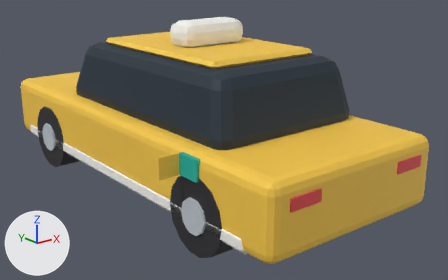
An edit to the glTF model assets-src/export/taxi.glb, drawn before and after from the same camera.
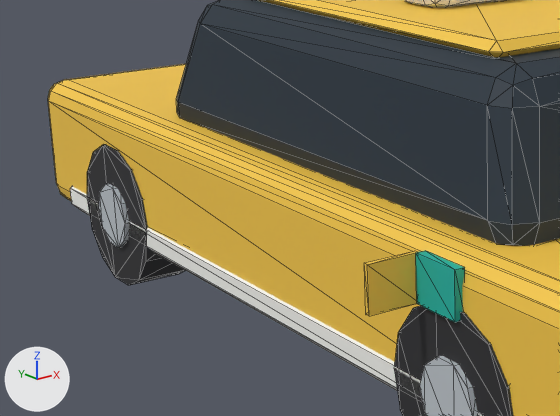
There are two pictures of each version: one whole from a camera (50 mm lens) standing at (-3.53, -4.97, 2.35) and looking at (0.16, -0.35, 0.5), one close up on the part from 0% to 54% of the width and 16% to 80% of the height. The axes (+X, +Y, +Z) are drawn at lower left. The lights are the same throughout. The older version's two pictures come first. The close-ups show mesh edges as thin lines. Vertices at exactly the same position are counted once.

The first close-up shows 'taxi'.
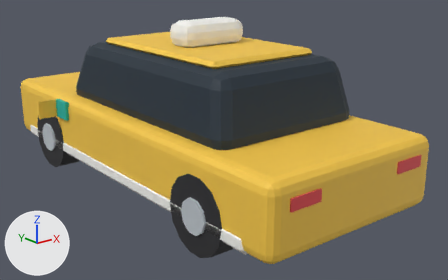
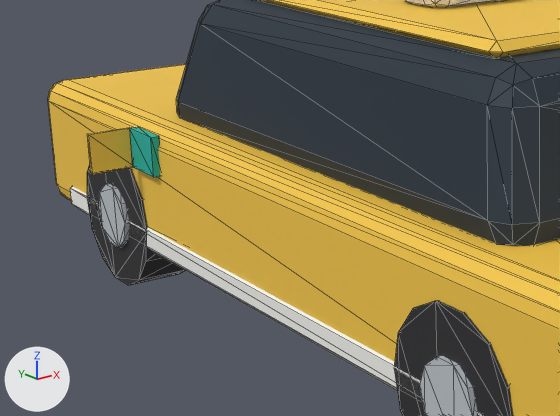
Location of each change, [x1, y1, x2, y2] in pixels of the close-ups (560 x 416 px; the box of a moved part takes in the faces that stretch with it):
part 1 of me_taxi, moved or reshaped
    before: [416, 251, 465, 322]
    after: [130, 127, 160, 177]
part 2 of me_taxi, moved or reshaped
    before: [364, 251, 417, 316]
    after: [87, 127, 133, 174]

The edits, one by one:
me_taxi has 520 vertices, 964 faces and spans x -1.14..0.96, y -2.21..2.21, z -0.53..1.16.
me_taxi is used by ob_taxi; location (0.0, 0.0, 0.54).
me_taxi part 1: the loose piece of 8 vertices spanning x -0.95..-0.92, y -1.41..-1.19, z 0.1..0.28 is moved by (0.0, 2.25, 0.0).
me_taxi part 2: the loose piece of 8 vertices spanning x -1.14..-0.94, y -1.19..-1.17, z 0.1..0.28 is moved by (0.0, 2.25, 0.0).
